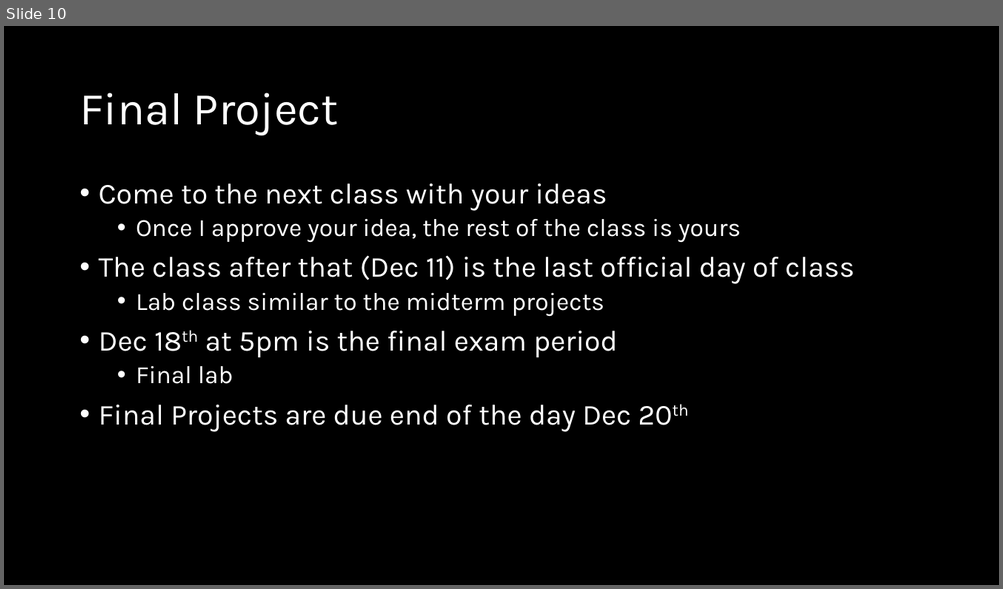
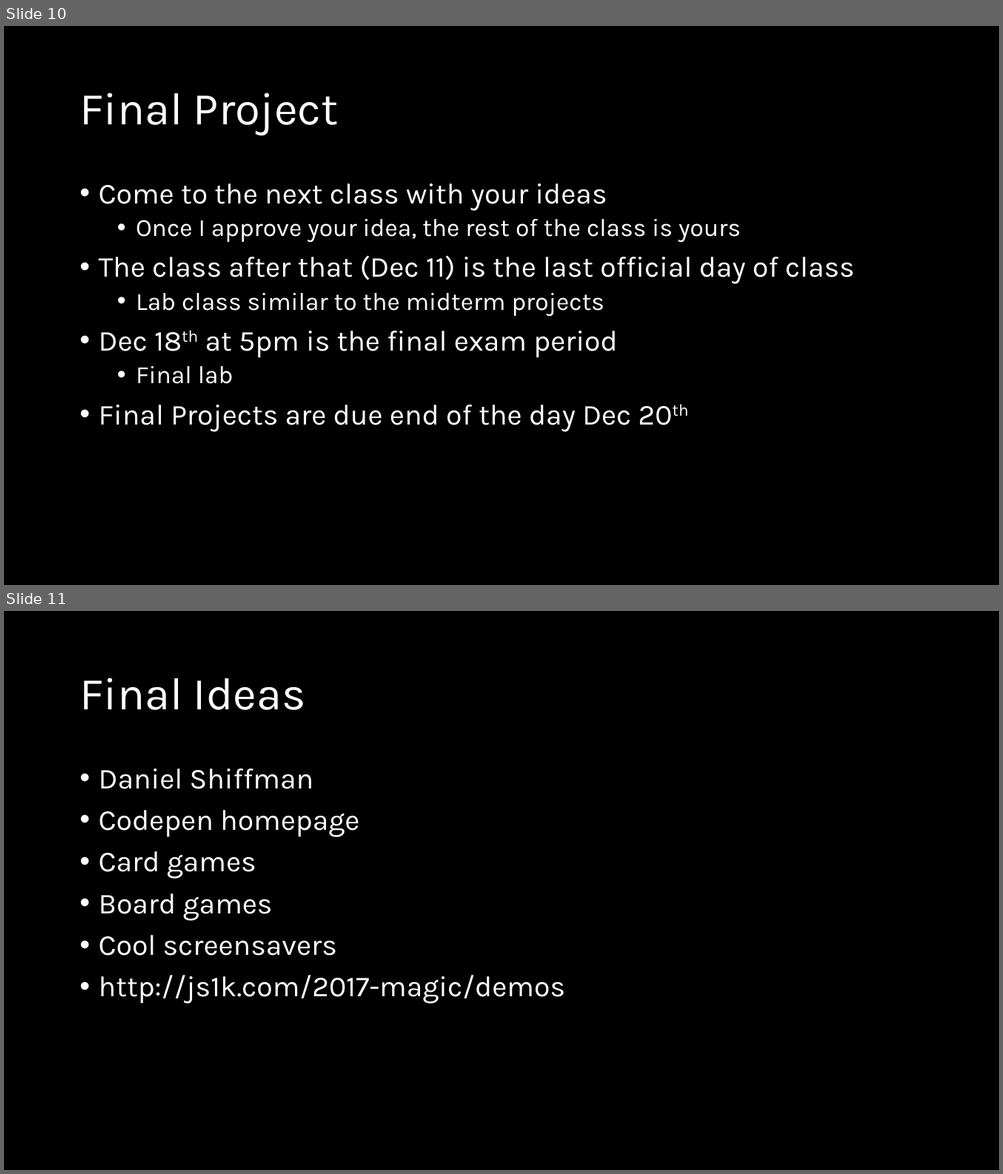
Before and after one commit to crhallberg/IMM120, a slide deck: Presentations/Grab Bag 1.pptx. Shown one above the other, each under a label of ours: slide 10 before the commit, slides 10 and 11 after it. The pictures are 1003x589 and 1003x1174 pixels, drawn with LibreOffice and Linux fonts; fonts in the diff are those of the drawing. Boxes give left, top, right and bottom in pixels: in the first picture for what was removed or moved away, otherwise in the second. Text is boxed around its words. In the diff, an @@ line names an element or a change of style, - is before the commit and + after.

```diff
--- a/Presentations/Grab Bag 1.pptx
+++ b/Presentations/Grab Bag 1.pptx
@@ slide 11 added at (x1=4, y1=611, x2=999, y2=1170), background #000000 @@
@@ title added at (x1=79, y1=678, x2=306, y2=710), 44 pt, text #FFFFFF @@
+Final Ideas
@@ text added at (x1=99, y1=769, x2=565, y2=1004), 28 pt, text #FFFFFF @@
+• Daniel Shiffman
+• Codepen homepage
+• Card games
+• Board games
+• Cool screensavers
+• http://js1k.com/2017-magic/demos
```
Also in this commit, not shown: 1 slide changed, 1 other file.
